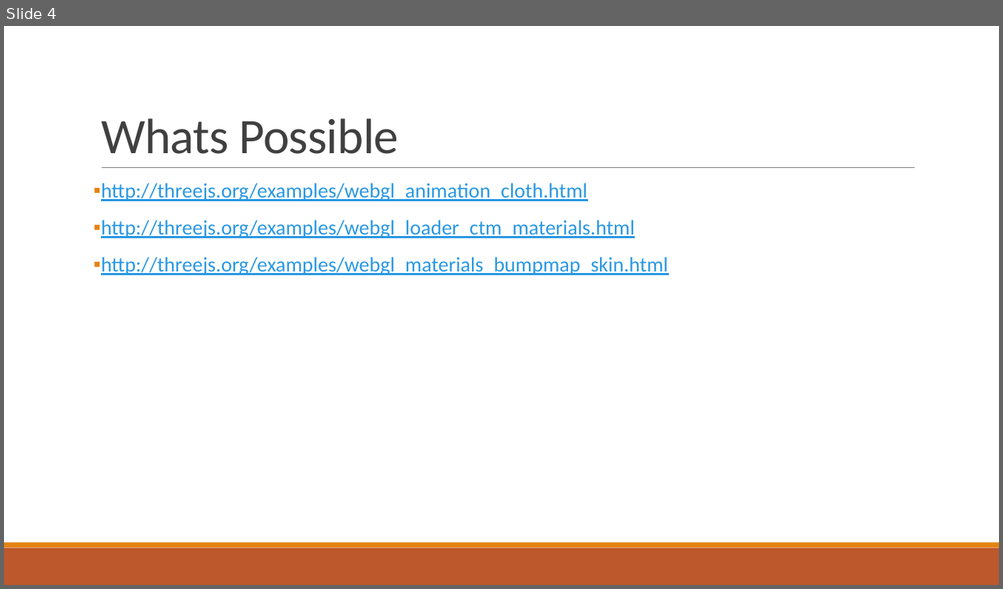
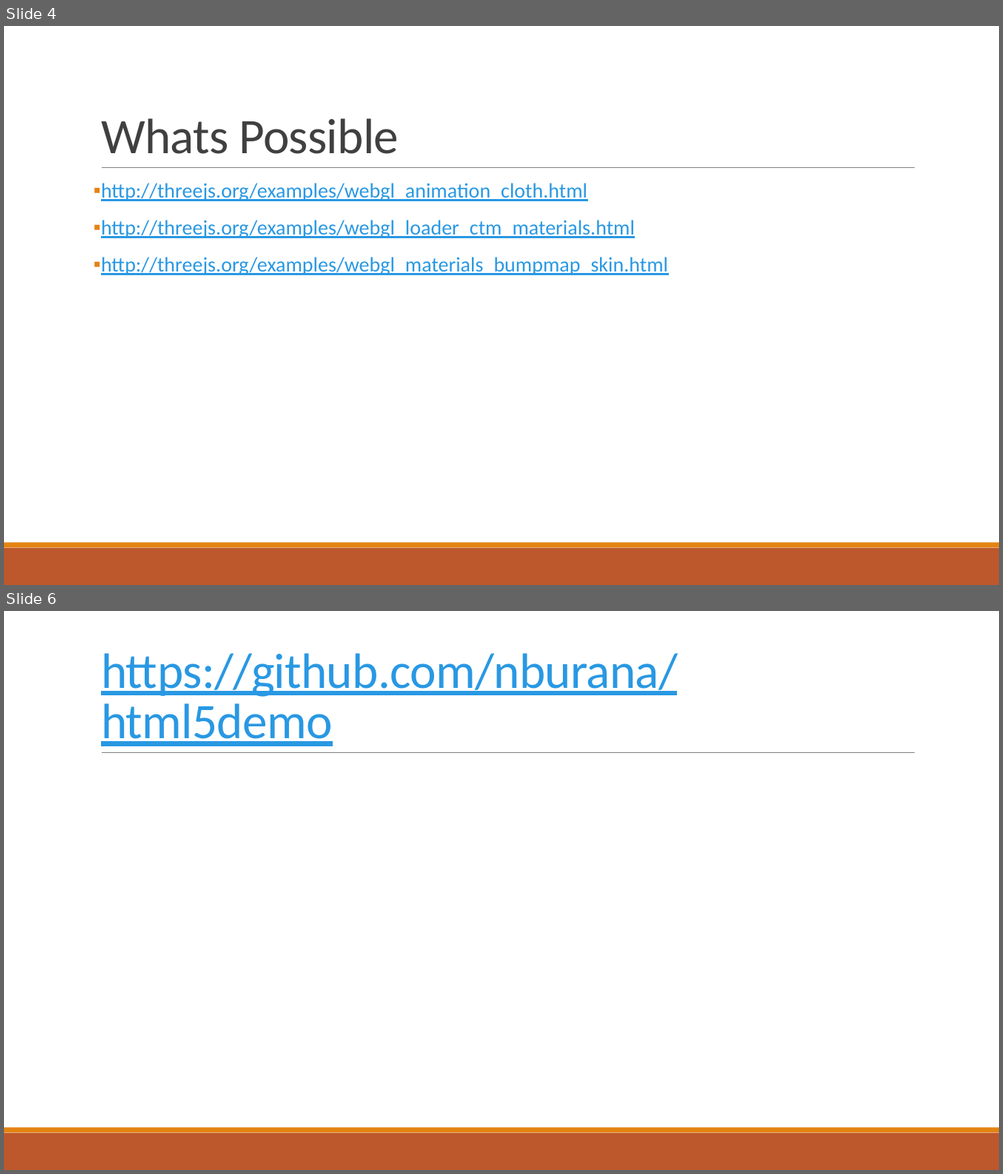
Before and after one commit to nburana/html5demo, a slide deck: notes/demo.pptx. Shown one above the other, each under a label of ours: slide 4 before the commit, slides 4 and 6 after it; the slides between them are not shown. The pictures are 1003x589 and 1003x1174 pixels, drawn with LibreOffice and Linux fonts; fonts in the diff are those of the drawing. Boxes give left, top, right and bottom in pixels: in the first picture for what was removed or moved away, otherwise in the second. Text is boxed around its words. In the diff, an @@ line names an element or a change of style, - is before the commit and + after.

```diff
--- a/notes/demo.pptx
+++ b/notes/demo.pptx
@@ slide 6 added at <box>4,611,999,1170</box>, background #FFFFFF; not listed: 3 template elements that a slide beside it also shows @@
@@ title added at <box>101,653,677,746</box>, 48 pt, text #2998E3, underline @@
+https://github.com/nburana/html5demo
```
Also in this commit, not shown: 10 other slides added, 3 slides removed, 3 other files.
